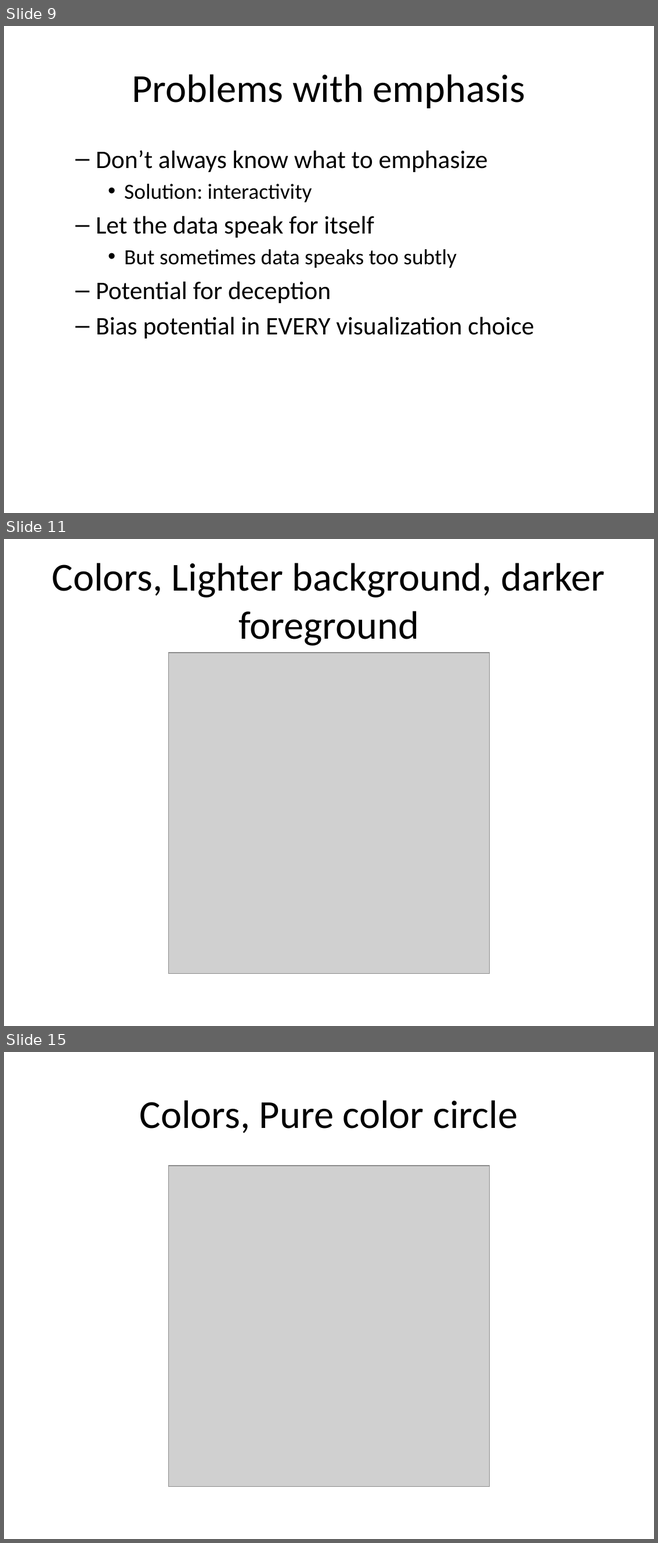
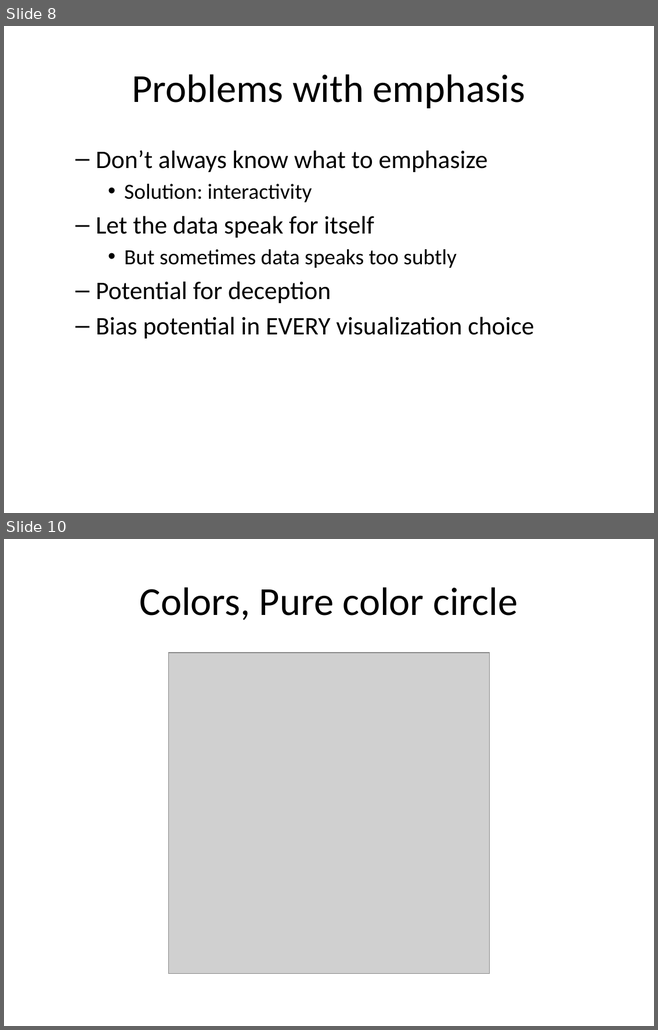
Before and after one commit to pmean/data-visualization, a slide deck: data-viz-02/component/recommendations-colors.pptx. Shown one above the other, each under a label of ours: slides 9, 11 and 15 before the commit, slides 8 and 10 after it; the slides between them are not shown. The pictures are 658x1543 and 658x1030 pixels, drawn with LibreOffice and Linux fonts; fonts in the diff are those of the drawing; grey boxes stand for pictures. Boxes give left, top, right and bottom in pixels: in the first picture for what was removed or moved away, otherwise in the second. Text is boxed around its words. In the diff, an @@ line names an element or a change of style, - is before the commit and + after.

```diff
--- a/data-viz-02/component/recommendations-colors.pptx
+++ b/data-viz-02/component/recommendations-colors.pptx
@@ slide 11 removed at [4,539,654,1026], background #FFFFFF @@
@@ title removed at [52,563,604,646] @@
-Colors, Lighter background, darker foreground
@@ picture removed at [168,653,489,973] @@
@@ what was slide 9 is now slide 8 @@
@@ what was slide 15 is now slide 10 @@
```
Also in this commit, not shown: 1 slide changed, 4 other slides removed, 15 other files.
